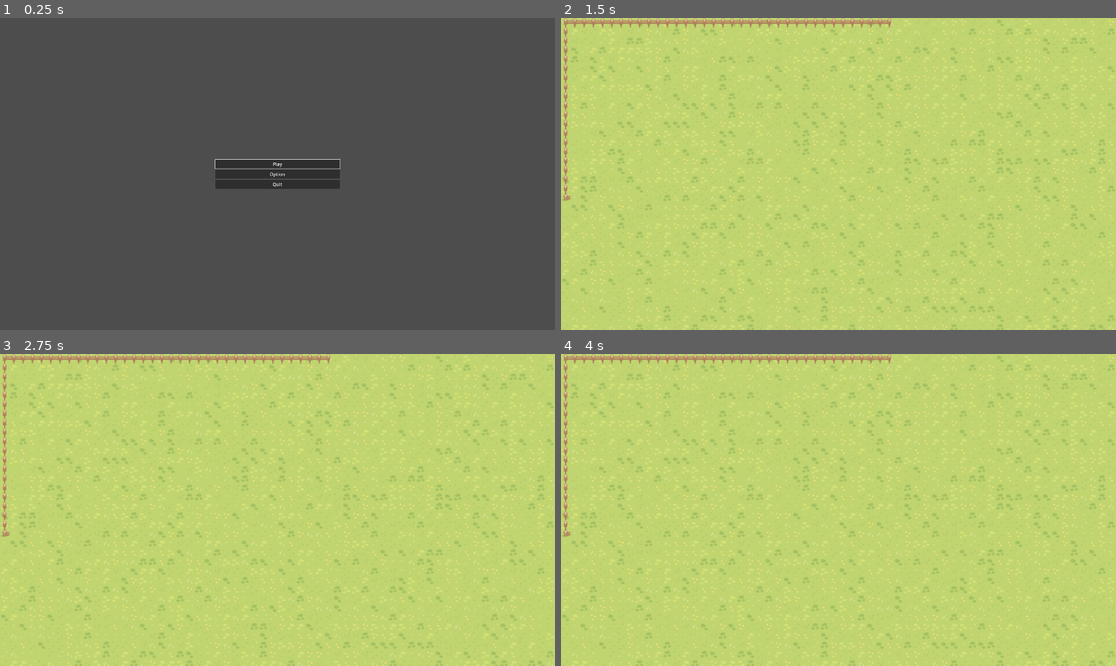
Above: before the commit, frames 1-4 (two rows, left to right).
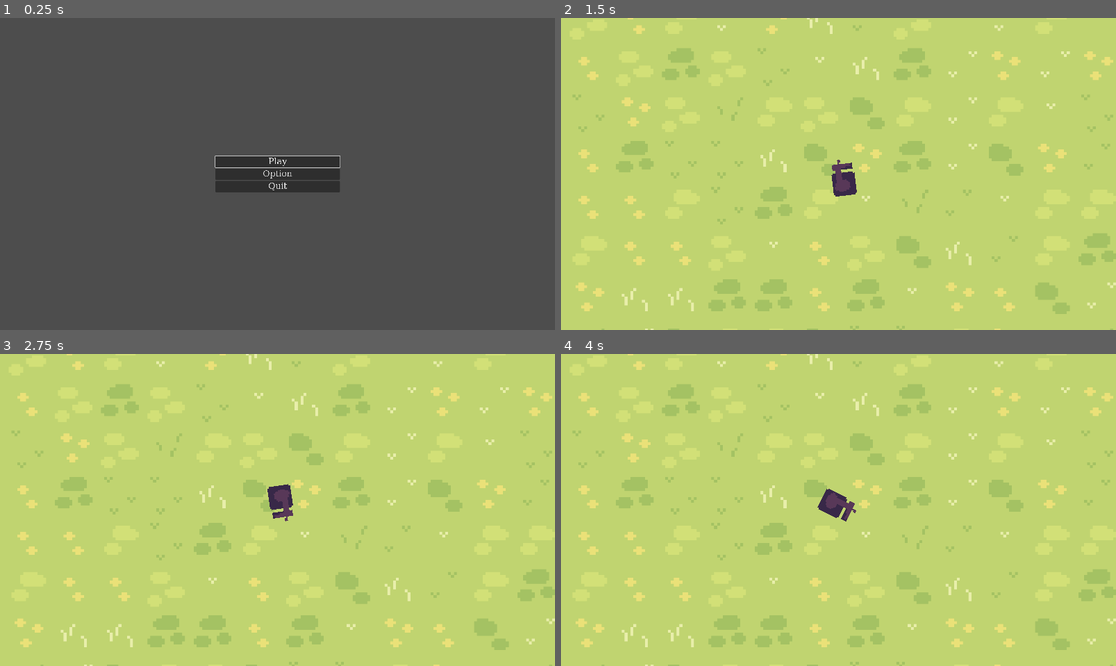
Above: after the commit, the same moments.

Repository: deveus06/Brackey-s-Gamejam-2024
Game: Godot game, scene res://main_screen.tscn
The game is run twice, just before and just after one commit, with the same random seed, the same clock (stepped at 60 frames per second) and the same inputs.
Inputs (mouse positions are in pixels of both pictures, inside the frame that each line leads up to):
- Up to frame 1 (0.25 s): no input
- Up to frame 2 (1.5 s): click "Play" at 0.5 s; tap Enter at 1.25 s; move the mouse to (960, 158) at 1.27 s
- Up to frame 3 (2.75 s): tap Space at 2 s; move the mouse to (166, 525) at 2.02 s
- Up to frame 4 (4 s): tap Enter at 2.75 s; move the mouse to (894, 441) at 2.77 s; tap Space at 3.5 s; move the mouse to (810, 572) at 3.52 s

The runs differ from the first frame. In frame 1, 1.0% of the frame differs, in the area x 38-62%, y 44-56%; in frame 2, 13%, in the area x 0-100%, y 0-100%; in frame 3, 13%; in frame 4, 12%.

Commit message:
turret folowing mouse added as test

Diff:
--- a/gamejam/base_level.tscn
+++ b/gamejam/base_level.tscn
@@ -1,7 +1,8 @@
-[gd_scene load_steps=7 format=4 uid="uid://cbe2sx6v3snrh"]
+[gd_scene load_steps=8 format=4 uid="uid://cbe2sx6v3snrh"]
 
 [ext_resource type="Texture2D" uid="uid://c14e75p53o3vd" path="res://Assets/Grass.png" id="1_lir5k"]
 [ext_resource type="Texture2D" uid="uid://by0ahvgxq4q01" path="res://Assets/Fences.png" id="2_dqtml"]
+[ext_resource type="PackedScene" uid="uid://dh00kikblwqb4" path="res://turret_wip.tscn" id="3_xyp5s"]
 
 [sub_resource type="TileSetAtlasSource" id="TileSetAtlasSource_xtool"]
 texture = ExtResource("1_lir5k")
@@ -118,3 +119,12 @@
 scale = Vector2(2, 2)
 tile_map_data = PackedByteArray("AAAAAAAAAAABAAAAAAABAAAAAAACAAAAAAACAAAAAAACAAAAAAADAAAAAAACAAAAAAAEAAAAAAACAAAAAAAFAA …(800 unchanged characters)…
 tile_set = SubResource("TileSet_2agov")
+
+[node name="Turrets" type="Node2D" parent="."]
+
+[node name="Turret_WIP" parent="Turrets" instance=ExtResource("3_xyp5s")]
+position = Vector2(575, 634)
+
+[node name="Camera2D" type="Camera2D" parent="."]
+position = Vector2(572, 635)
+zoom = Vector2(5, 5)
--- a/gamejam/main_screen.tscn
+++ b/gamejam/main_screen.tscn
@@ -1,6 +1,23 @@
-[gd_scene load_steps=2 format=3 uid="uid://prdb2inpcaog"]
+[gd_scene load_steps=4 format=3 uid="uid://prdb2inpcaog"]
 
 [ext_resource type="Script" path="res://control.gd" id="1_65rak"]
+
+[sub_resource type="FontFile" id="FontFile_8n7lp"]
+cache/0/30/0/ascent = 0.0
+cache/0/30/0/descent = 0.0
+cache/0/30/0/underline_position = 0.0
+cache/0/30/0/underline_thickness = 0.0
+cache/0/30/0/scale = 1.0
+cache/0/16/0/ascent = 0.0
+cache/0/16/0/descent = 0.0
+cache/0/16/0/underline_position = 0.0
+cache/0/16/0/underline_thickness = 0.0
+cache/0/16/0/scale = 1.0
+
+[sub_resource type="Theme" id="Theme_4ajck"]
+resource_local_to_scene = true
+default_font = SubResource("FontFile_8n7lp")
+default_font_size = 30
 
 [node name="Main_Screen" type="Control"]
 layout_mode = 3
@@ -9,6 +26,7 @@
 anchor_bottom = 1.0
 grow_horizontal = 2
 grow_vertical = 2
+theme = SubResource("Theme_4ajck")
 script = ExtResource("1_65rak")
 
 [node name="VBoxContainer" type="VBoxContainer" parent="."]
--- a/gamejam/project.godot
+++ b/gamejam/project.godot
@@ -27,3 +27,7 @@
 2d_physics/layer_3="enemies"
 2d_physics/layer_4="bullets"
 2d_physics/layer_5="items"
+
+[rendering]
+
+textures/canvas_textures/default_texture_filter=0
--- /dev/null
+++ b/gamejam/turret_wip.gd
@@ -0,0 +1,8 @@
+extends Node2D
+
+func _physics_process(delta: float) -> void:
+	turn()
+
+func turn():
+	var enemy_position = get_global_mouse_position()
+	get_node("Turret").look_at(enemy_position)
--- /dev/null
+++ b/gamejam/turret_wip.tscn
@@ -0,0 +1,10 @@
+[gd_scene load_steps=3 format=3 uid="uid://dh00kikblwqb4"]
+
+[ext_resource type="Texture2D" uid="uid://ci1awimhg6dgl" path="res://Assets/turret_wip.png" id="1_bewcb"]
+[ext_resource type="Script" path="res://turret_wip.gd" id="1_rxl23"]
+
+[node name="Turret_WIP" type="Node2D"]
+script = ExtResource("1_rxl23")
+
+[node name="Turret" type="Sprite2D" parent="."]
+texture = ExtResource("1_bewcb")
Binary file added: gamejam/Assets/turret_wip.png
Not shown, added: gamejam/Assets/turret_wip.png.import
